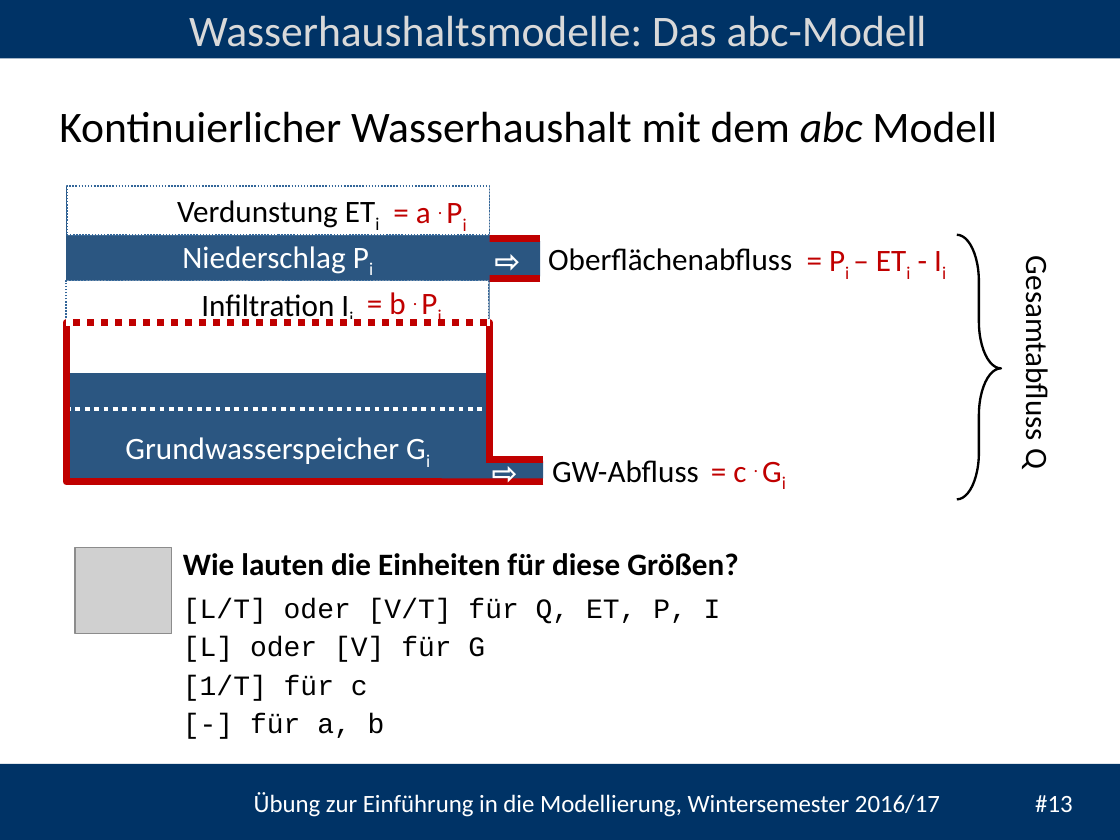
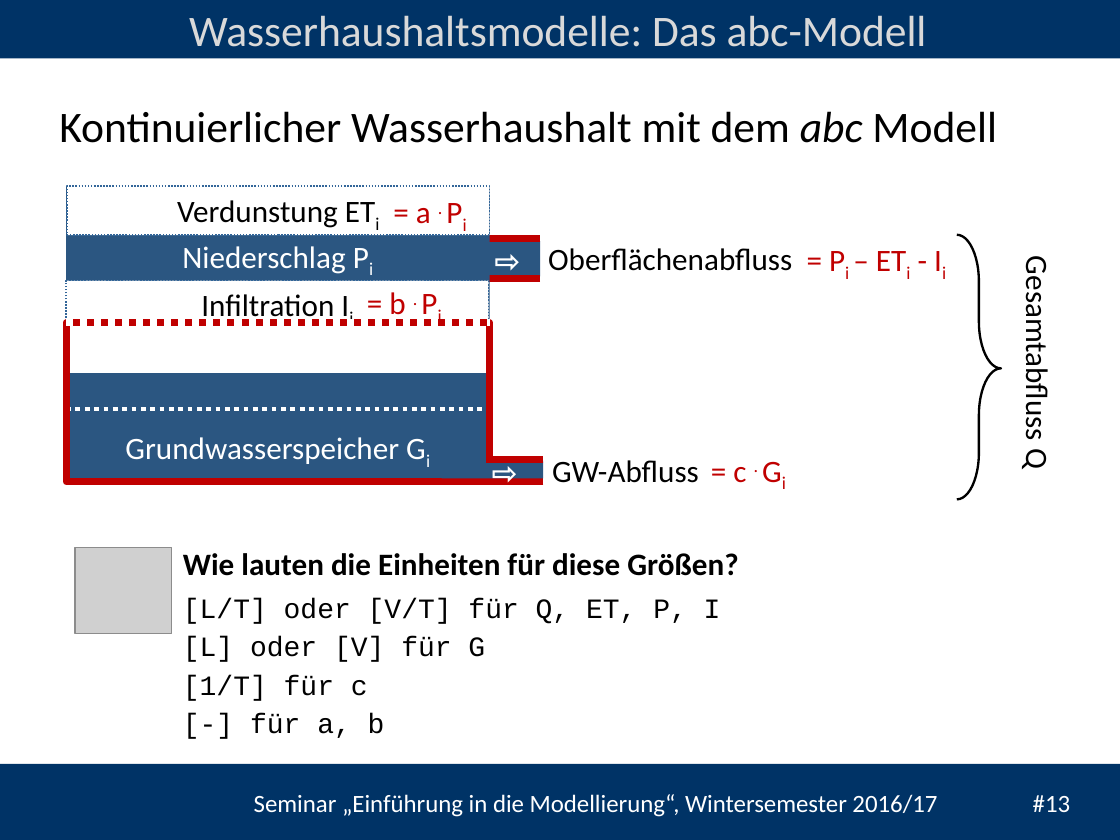
Before and after one commit to heistermann/Einf_Modellierung, a slide deck: slide 13 of Termin_2/folien/UebungModellierung#2.pptx. Drawn at 1120x840 pixels with LibreOffice and Linux fonts; fonts in the diff are those of the drawing; grey boxes stand for pictures; background and template pictures are left out. Boxes give left, top, right and bottom in pixels: in the first picture for what was removed or moved away, otherwise in the second. Text is boxed around its words. In the diff, an @@ line names an element or a change of style, - is before the commit and + after.

```diff
--- a/Termin_2/folien/UebungModellierung#2.pptx
+++ b/Termin_2/folien/UebungModellierung#2.pptx
@@ text at (x1=254, y1=794, x2=1071, y2=817): text changed @@
-Übung zur Einführung in die Modellierung, Wintersemester 2016/17 #13
+Seminar „Einführung in die Modellierung“, Wintersemester 2016/17 #13
```
Also in this commit, not shown: 14 other slides changed.
